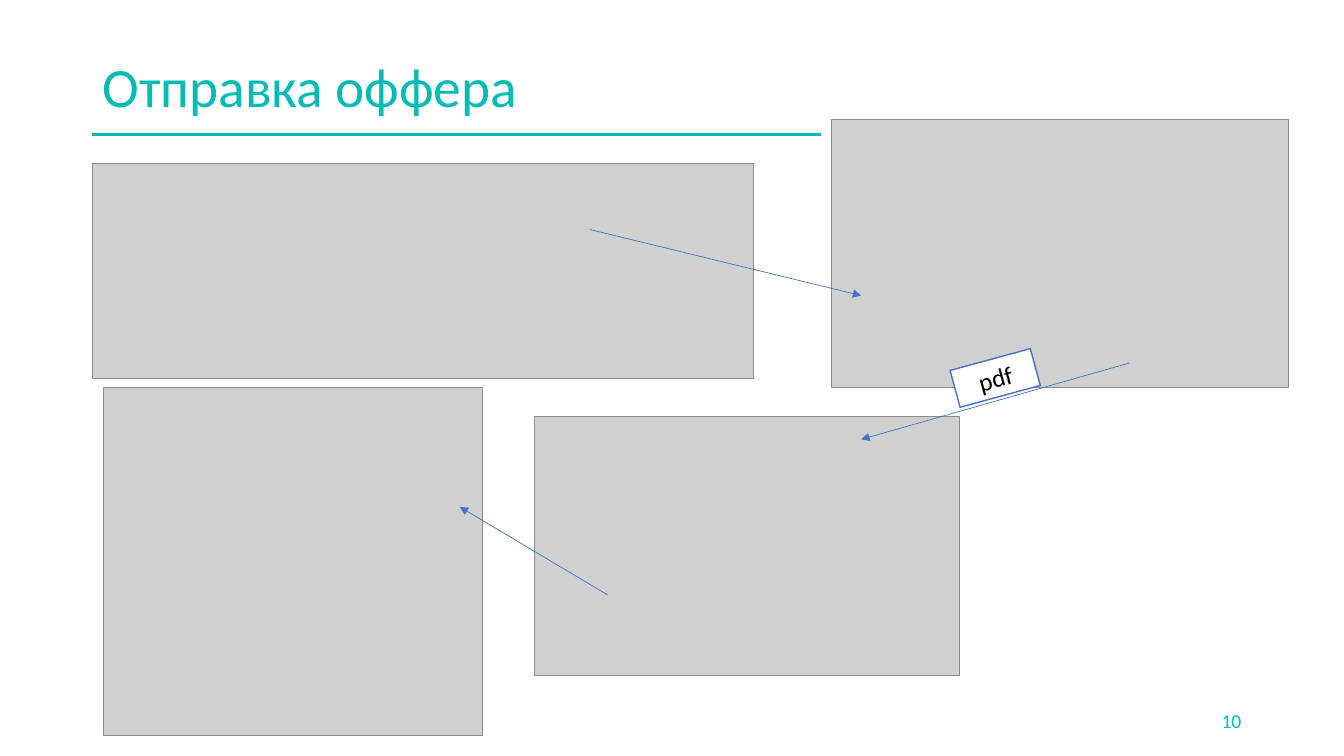
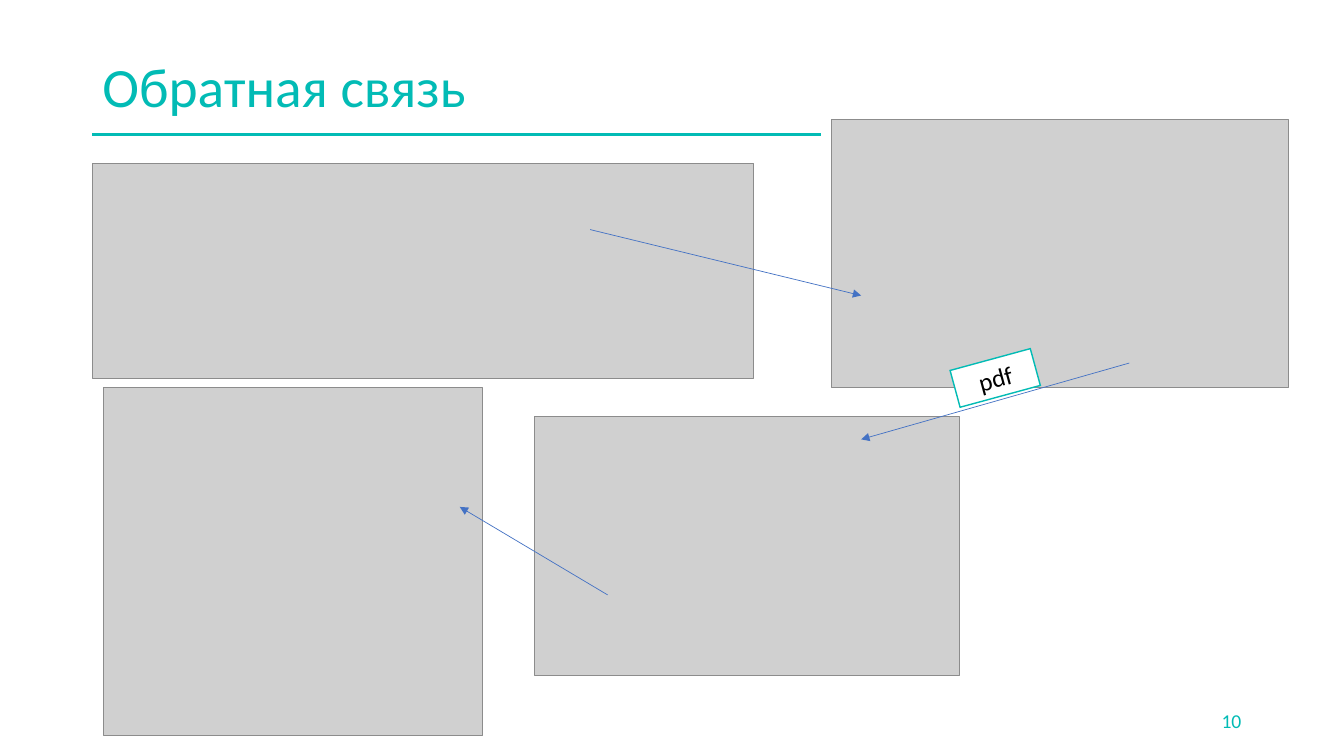
Before and after one commit to atomSkittlesTeam/atomicHunter, a slide deck: slide 10 of AtomicHunterProduct.pptx. Drawn at 1344x756 pixels with LibreOffice and Linux fonts; fonts in the diff are those of the drawing; grey boxes stand for pictures; background and template pictures are left out. Boxes give left, top, right and bottom in pixels: in the first picture for what was removed or moved away, otherwise in the second. Text is boxed around its words. In the diff, an @@ line names an element or a change of style, - is before the commit and + after.

```diff
--- a/AtomicHunterProduct.pptx
+++ b/AtomicHunterProduct.pptx
@@ title at <box>102,69,466,116</box>: text changed @@
-Отправка оффера
+Обратная связь
@@ rectangle "pdf" at <box>950,349,1041,408</box>: outline #4472C4 1 pt to #02BBB5 1 pt @@
```
Also in this commit, not shown: 5 other slides changed, 2 slides added, 1 slide removed.
